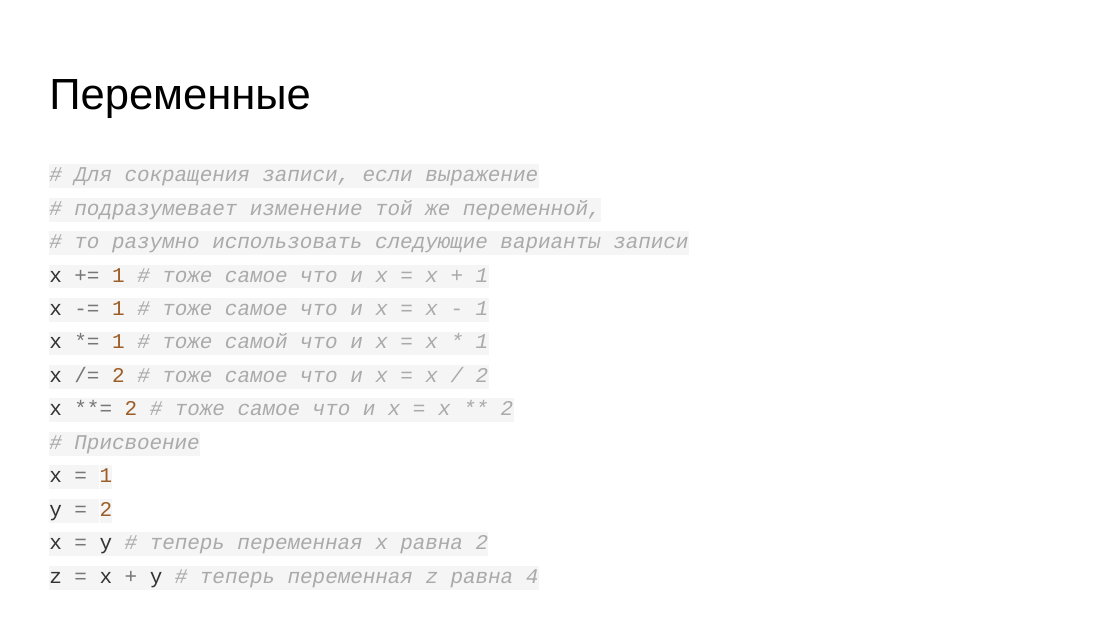
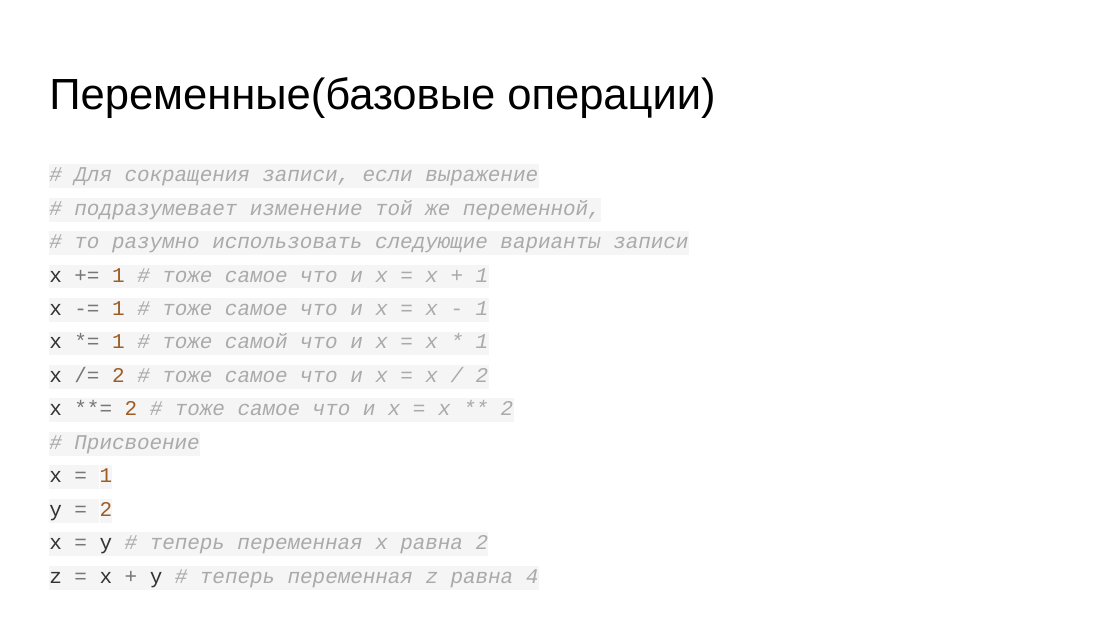
Before and after one commit to skhayrulin/python_course, a slide deck: slide 62 of lecture/Lecture2.pptx (slide 19 before the commit). Drawn at 1120x630 pixels with LibreOffice and Linux fonts; fonts in the diff are those of the drawing. Boxes give left, top, right and bottom in pixels: in the first picture for what was removed or moved away, otherwise in the second. Text is boxed around its words. In the diff, an @@ line names an element or a change of style, - is before the commit and + after.

```diff
--- a/lecture/Lecture2.pptx
+++ b/lecture/Lecture2.pptx
@@ title at [49,77,715,118]: text changed @@
-Переменные
+Переменные(базовые операции)
```
Also in this commit, not shown: 9 other slides changed, 50 slides added, 2 slides removed, 1 other file.
